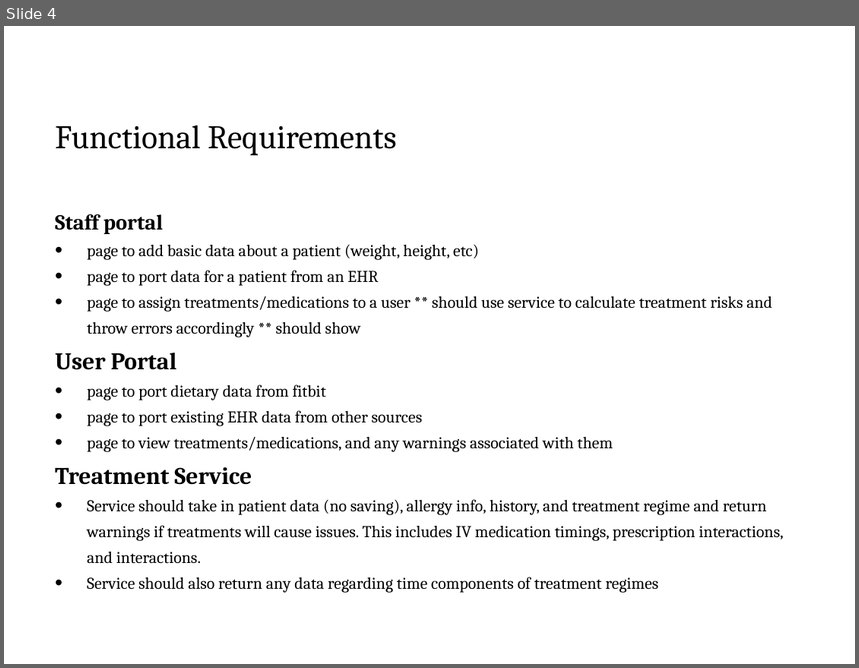
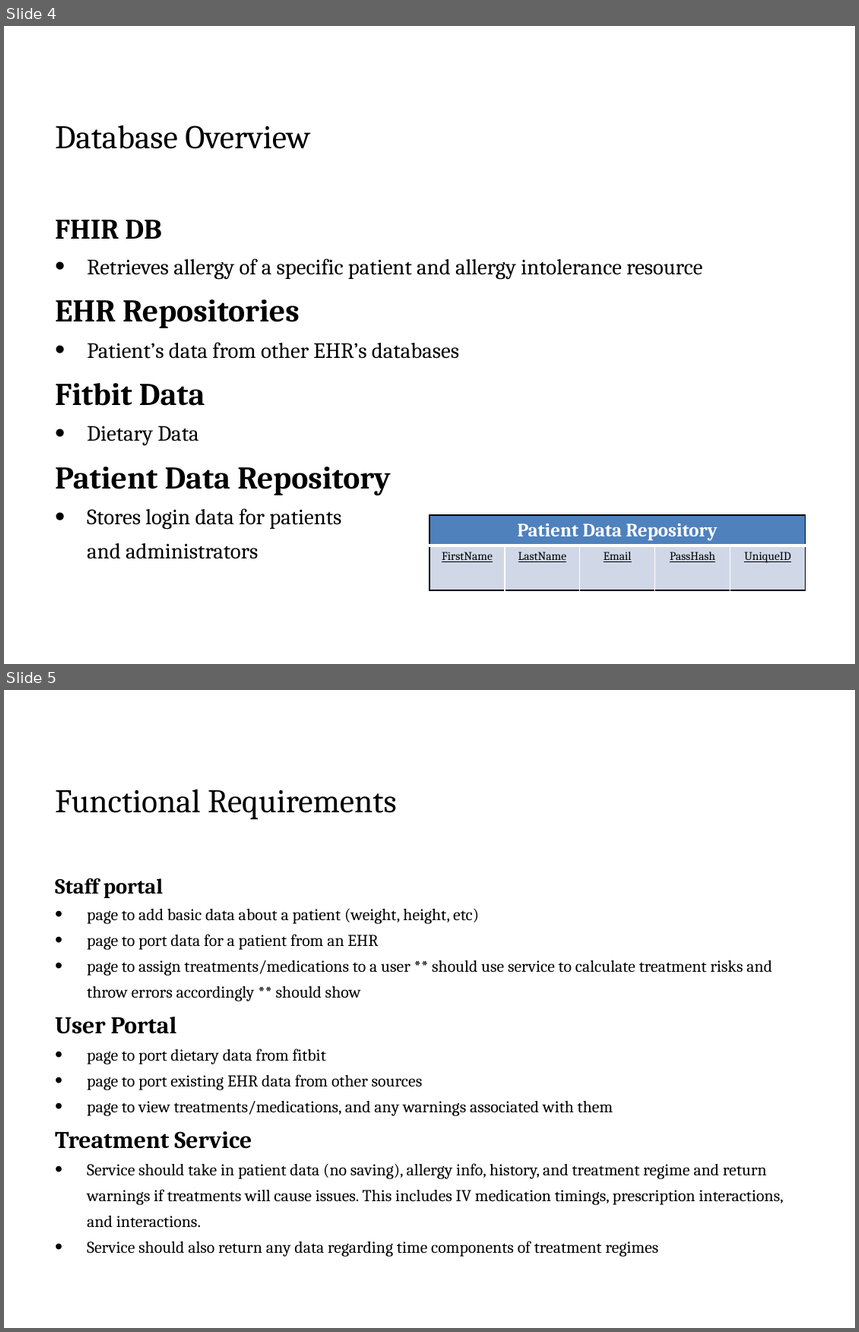
Before and after one commit to EhrgoHealth/CS6440, a slide deck: Project Status Report 1.pptx. Shown one above the other, each under a label of ours: slide 4 before the commit, slides 4 and 5 after it. The pictures are 859x668 and 859x1332 pixels, drawn with LibreOffice and Linux fonts; fonts in the diff are those of the drawing; background and template pictures are left out. Boxes give left, top, right and bottom in pixels: in the first picture for what was removed or moved away, otherwise in the second. Text is boxed around its words. In the diff, an @@ line names an element or a change of style, - is before the commit and + after.

```diff
--- a/Project Status Report 1.pptx
+++ b/Project Status Report 1.pptx
@@ slide 4 added at <box>4,26,855,664</box>, background #FFFFFF @@
@@ title added at <box>55,125,310,149</box>, 28 pt, text #000000 @@
+Database Overview
@@ text added at <box>55,220,702,560</box>, 18.5 pt, text #000000 @@
+FHIR DB
+• Retrieves allergy of a specific patient and allergy intolerance resource
+EHR Repositories
+• Patient’s data from other EHR’s databases
+Fitbit Data
+• Dietary Data
+Patient Data Repository
+• Stores login data for patients
+  and administrators
@@ table added at <box>430,515,804,591</box>, 2 rows, 5 columns @@
+Patient Data Repository |  |  |  | 
+FirstName | LastName | Email | PassHash | UniqueID
@@ what was slide 4 is now slide 5 @@
```
Also in this commit, not shown: 3 slides changed.
